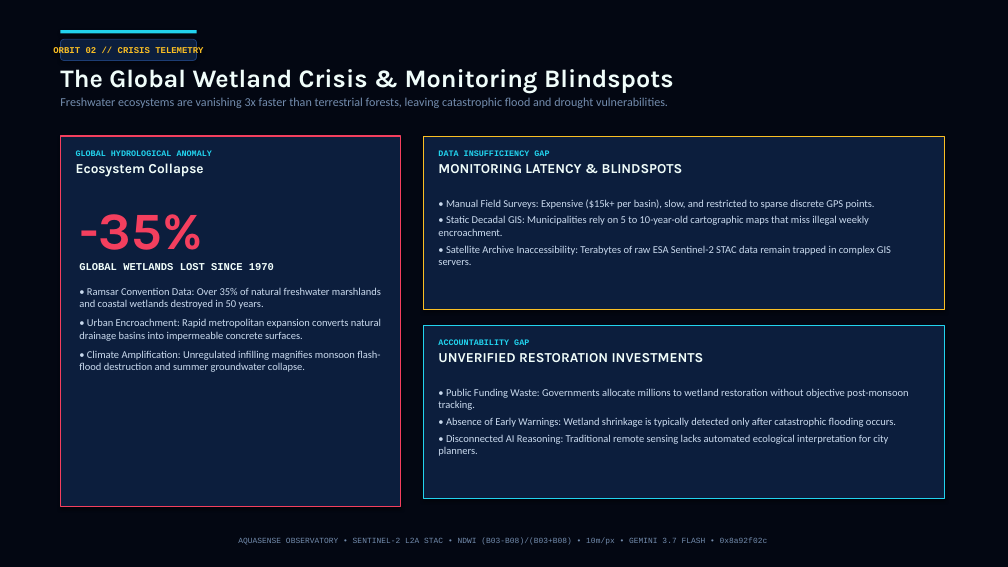
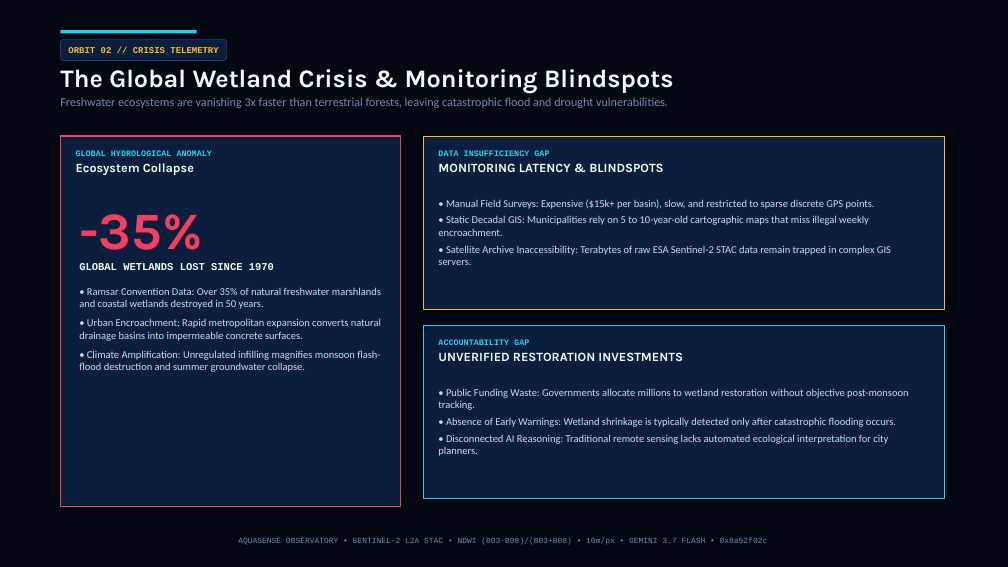
Before and after one commit to Naeha-S/Aquasense, a slide deck: slide 2 of AquaSense_Pitch_Deck.pptx. Drawn at 1008x567 pixels with LibreOffice and Linux fonts; fonts in the diff are those of the drawing. Boxes give left, top, right and bottom in pixels: in the first picture for what was removed or moved away, otherwise in the second. Text is boxed around its words. In the diff, an @@ line names an element or a change of style, - is before the commit and + after.

```diff
--- a/AquaSense_Pitch_Deck.pptx
+++ b/AquaSense_Pitch_Deck.pptx
@@ rounded rectangle "ORBIT 02 // CRISIS TELEMETRY": place and size @@
-rounded rectangle "ORBIT 02 // CRISIS TELEMETRY" at bbox=[60, 39, 197, 60]
+rounded rectangle "ORBIT 02 // CRISIS TELEMETRY" at bbox=[60, 39, 227, 60]
@@ text at bbox=[76, 163, 194, 175]: size 13 to 12 pt in "Ecosystem Collapse" @@
@@ text at bbox=[438, 163, 663, 172]: size 13 to 12 pt in "MONITORING LATENCY & BLINDSPOTS" @@
@@ text at bbox=[438, 352, 683, 361]: size 13 to 12 pt in "UNVERIFIED RESTORATION INVESTMENTS" @@
```
Also in this commit, not shown: 10 other slides changed, 1 slide removed, 8 other files.
